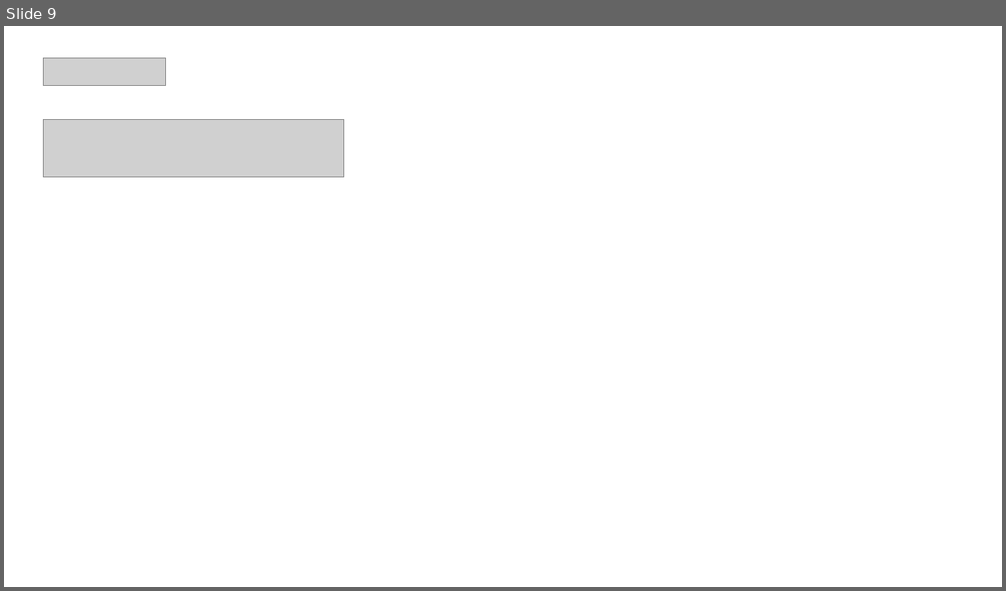
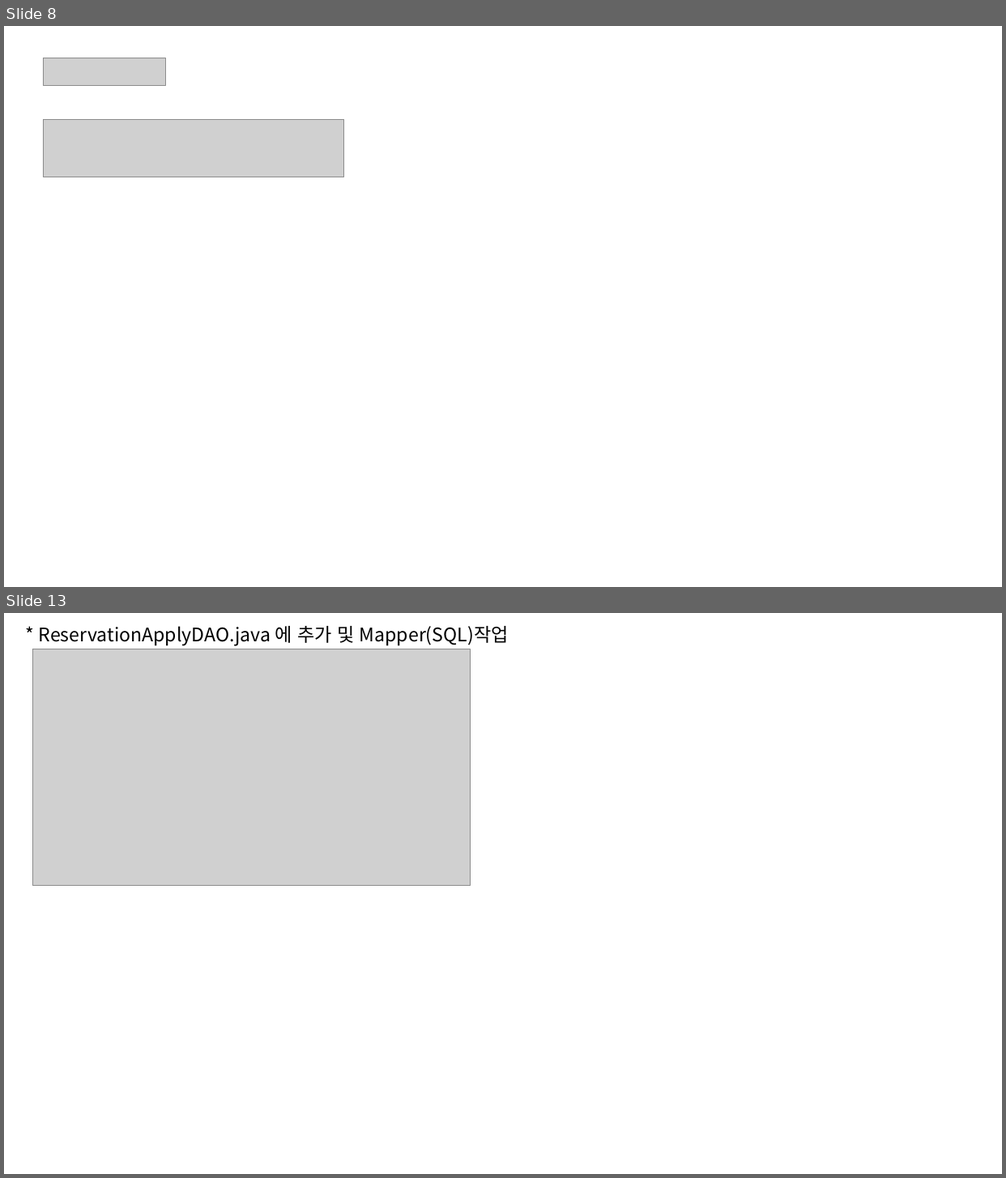
Before and after one commit to seongjinmoon/homepage2026, a slide deck: homepage2026/Document/2학기/9주차/9주차 수업자료.pptx. Shown one above the other, each under a label of ours: slide 9 before the commit, slides 8 and 13 after it; the slides between them are not shown. The pictures are 1006x591 and 1006x1178 pixels, drawn with LibreOffice and Linux fonts; fonts in the diff are those of the drawing; grey boxes stand for pictures. Boxes give left, top, right and bottom in pixels: in the first picture for what was removed or moved away, otherwise in the second. Text is boxed around its words. In the diff, an @@ line names an element or a change of style, - is before the commit and + after.

```diff
--- a/homepage2026/Document/2학기/9주차/9주차 수업자료.pptx
+++ b/homepage2026/Document/2학기/9주차/9주차 수업자료.pptx
@@ slide 13 added at bbox=[4, 613, 1002, 1174], background #FFFFFF @@
@@ text added at bbox=[39, 626, 509, 645], 18 pt, text #000000 @@
+* ReservationApplyDAO.java 에 추가 및 Mapper(SQL)작업
@@ picture added at bbox=[33, 649, 471, 885] @@
@@ what was slide 9 is now slide 8 @@
```
Also in this commit, not shown: 4 slides changed, 3 other slides added, 1 slide removed, 8 other files.
